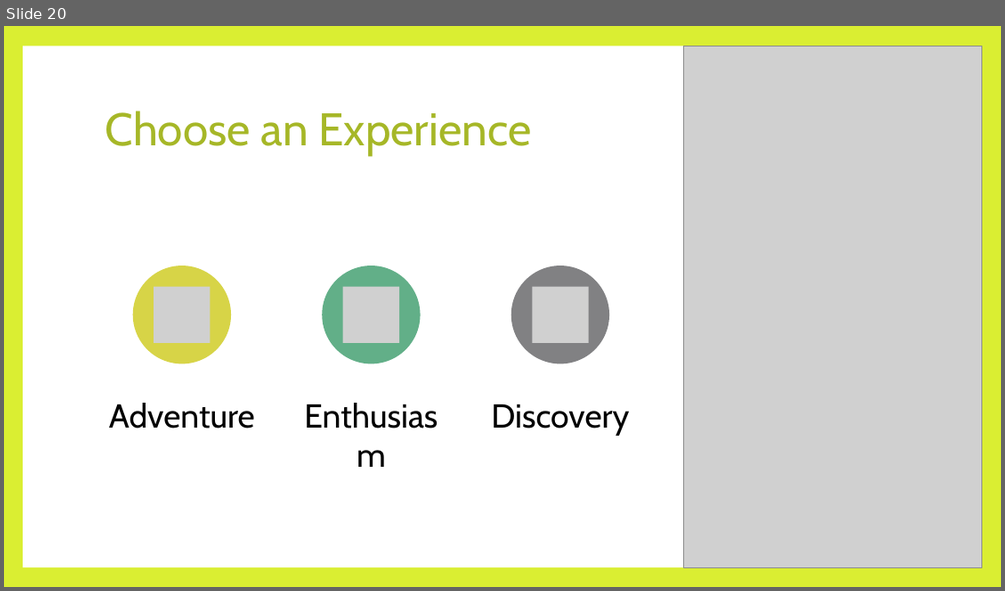
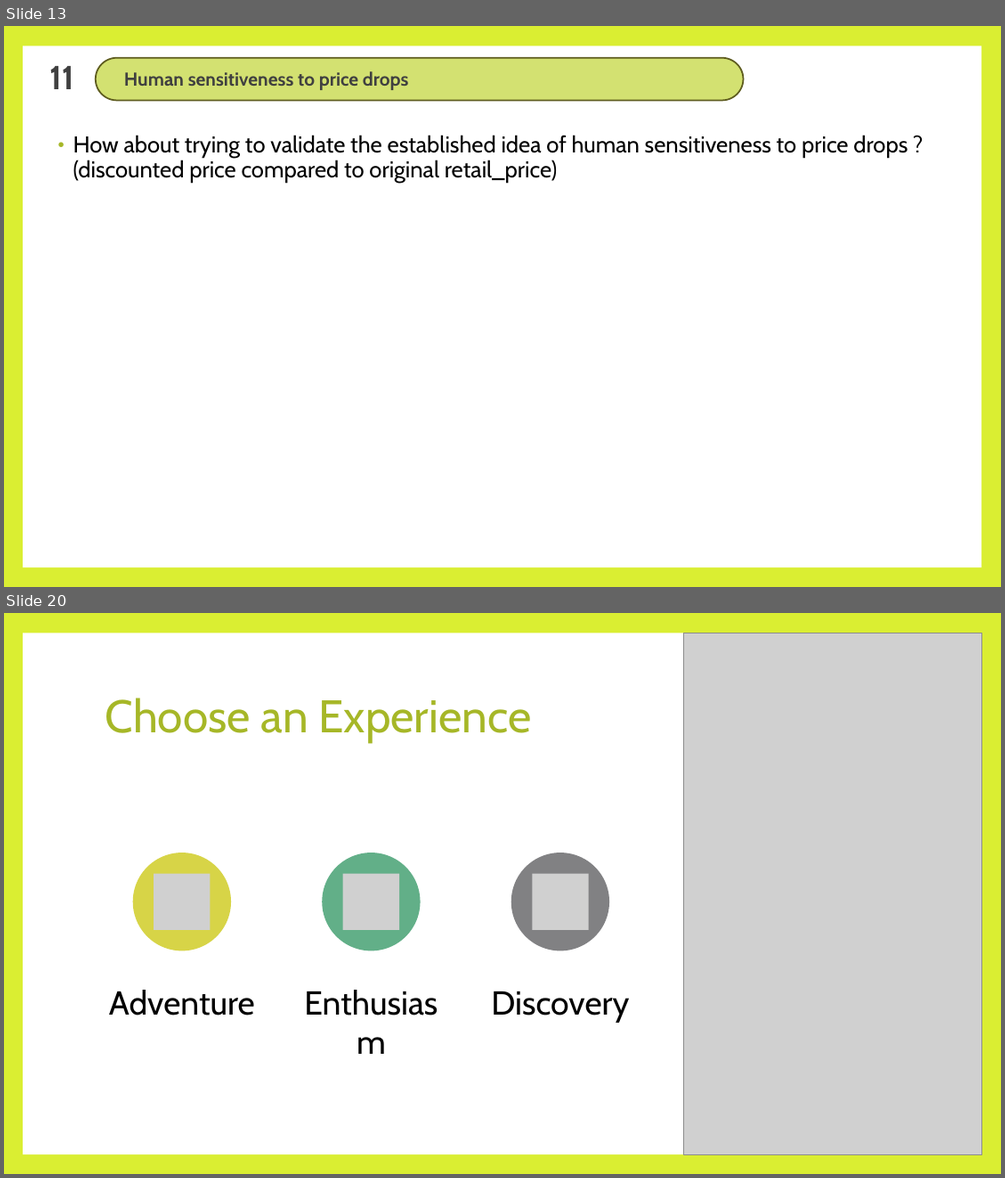
Before and after one commit to SpringNuance/Business-Intelligence, a slide deck: Power BI Assignment/Business Intelligence_Power BI Assignment Report.pptx. Shown one above the other, each under a label of ours: slide 20 before the commit, slides 13 and 20 after it; the slides between them are not shown. The pictures are 1005x591 and 1005x1178 pixels, drawn with LibreOffice and Linux fonts; fonts in the diff are those of the drawing; grey boxes stand for pictures. Boxes give left, top, right and bottom in pixels: in the first picture for what was removed or moved away, otherwise in the second. Text is boxed around its words. In the diff, an @@ line names an element or a change of style, - is before the commit and + after.

```diff
--- a/Power BI Assignment/Business Intelligence_Power BI Assignment Report.pptx
+++ b/Power BI Assignment/Business Intelligence_Power BI Assignment Report.pptx
@@ slide 13 added at box(4, 26, 1001, 587), background #DAEE32; not listed: 1 template element that a slide beside it also shows @@
@@ text added at box(49, 66, 74, 89), 32 pt, text #404040, bold @@
+11
@@ rounded rectangle added at box(96, 58, 743, 101), fill #D3E171, outline #5E5D1F 1.5 pt, 18 pt, text #404040, bold @@
+Human sensitiveness to price drops
@@ text added at box(73, 135, 907, 183), 22 pt, text #000000 @@
+• How about trying to validate the established idea of human sensitiveness to price drops ? (discounted price compared to original retail_price)
```
Also in this commit, not shown: 6 slides changed, 11 other slides added, 12 slides removed, 7 other files.
